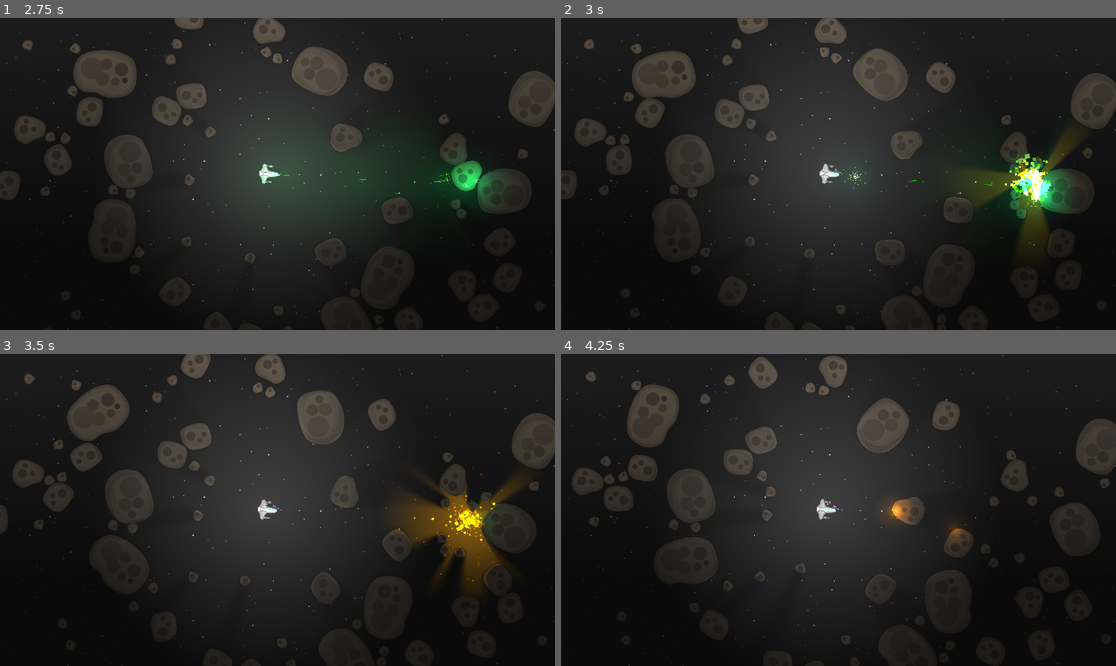
Above: before the commit, frames 1-4 (two rows, left to right).
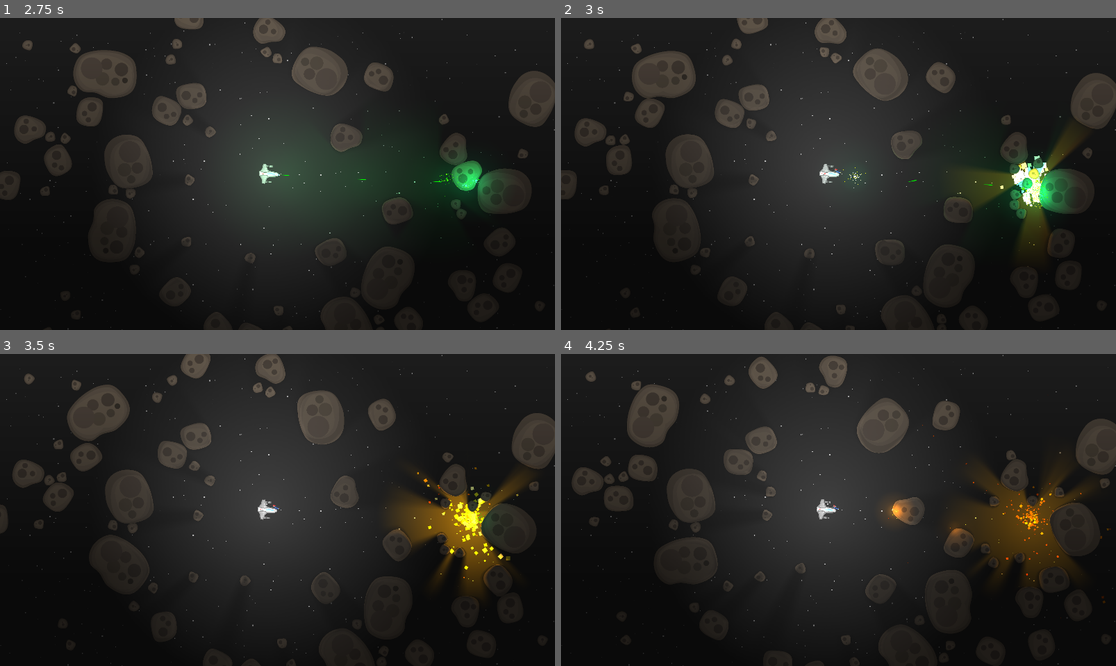
Above: after the commit, the same moments.

Repository: mkormout/graviton
Game: Godot game, scene res://world.tscn
Same seed, same stepped clock (60 frames per second), same inputs: the game is played once before the commit and once after it.
Inputs:
- Up to frame 1 (2.75 s): hold W 0.53-1.28 s; hold Q 0.53-1.28 s; tap Space at 0.77, 1.52 s; tap E at 1.35 s; hold W from 2.03 s (still down); hold 1 from 2.03 s (still down)
- Up to frame 2 (3 s): keep holding W; release 1 at 2.78 s; tap 2 at 2.85 s
- Up to frame 3 (3.5 s): keep holding W; tap Space at 3.02 s
- Up to frame 4 (4.25 s): release W at 3.53 s; hold Q from 3.53 s (still down); tap Space at 3.77 s

Frame 1 is identical in both runs. In frame 2, 0.7% of the frame differs, in the area x 79-89%, y 43-61%; in frame 3, 1.0%; in frame 4, 4.0%, in the area x 62-100%, y 22-85%.

Commit message:
explosions tuneup

Diff:
--- a/prefabs/asteroid-death.tscn
+++ b/prefabs/asteroid-death.tscn
@@ -31,14 +31,14 @@
 
 [node name="Asteroid-death" type="Node2D"]
 script = ExtResource("1_eu0fv")
-time = 1.0
+time = 3.0
 
 [node name="CPUParticles2D" type="CPUParticles2D" parent="."]
-z_index = 256
+z_index = -1
 scale = Vector2(10, 10)
-amount = 200
-lifetime = 2.0
-preprocess = 2.0
+amount = 100
+lifetime = 4.0
+preprocess = 4.0
 explosiveness = 1.0
 lifetime_randomness = 1.0
 direction = Vector2(2.08165e-12, 2.08165e-12)
@@ -67,7 +67,7 @@
 texture_scale = 40.0
 height = 100.0
 script = ExtResource("3_6y1hc")
-time = 2.0
+time = 3.0
 
 [node name="RandomAudioStreamPlayer2D" type="Node2D" parent="." node_paths=PackedStringArray("audio")]
 script = ExtResource("3_5gp2v")
--- a/prefabs/random-audio-stream-player.tscn
+++ b/prefabs/random-audio-stream-player.tscn
@@ -2,6 +2,5 @@
 
 [ext_resource type="Script" path="res://prefabs/random-audio-stream-player.gd" id="1_cnqbs"]
 
-[node name="RandomAudioStreamPlayer" type="Node2D" node_paths=PackedStringArray("audio")]
+[node name="RandomAudioStreamPlayer" type="Node2D"]
 script = ExtResource("1_cnqbs")
-audio = NodePath("")
